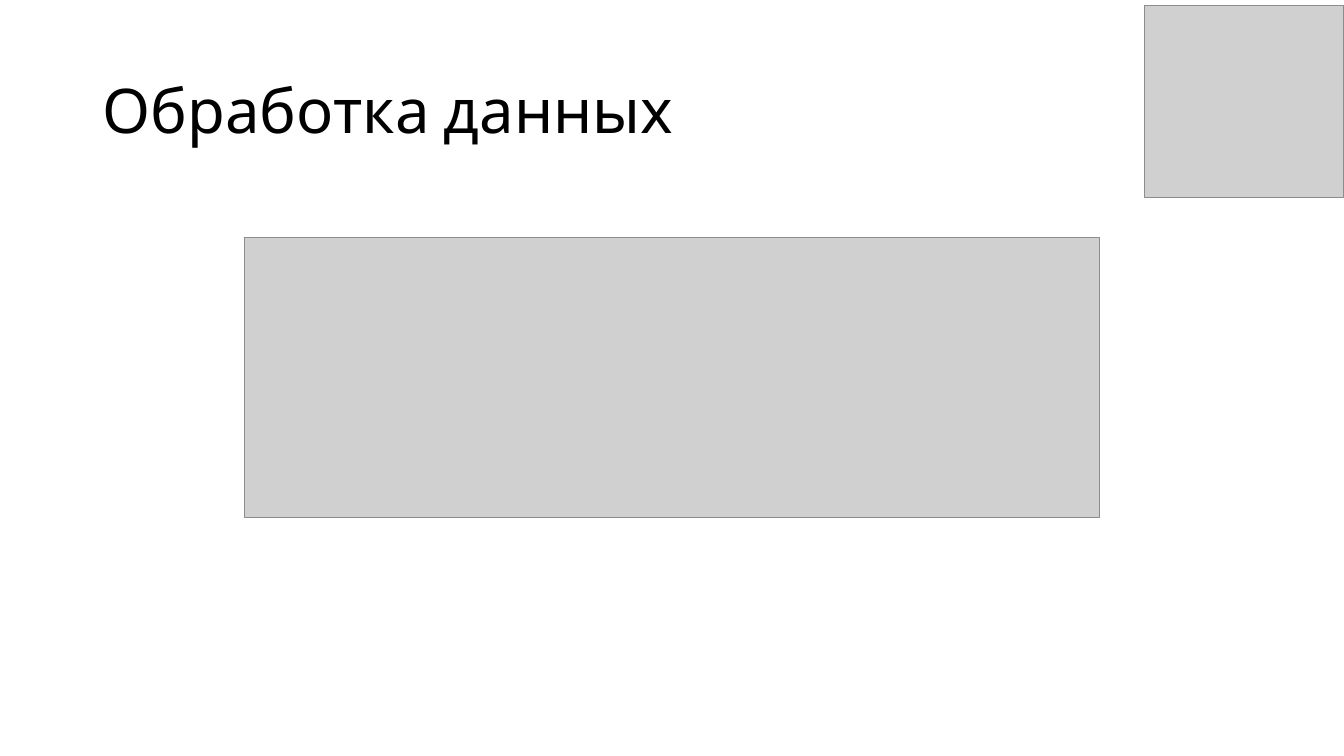
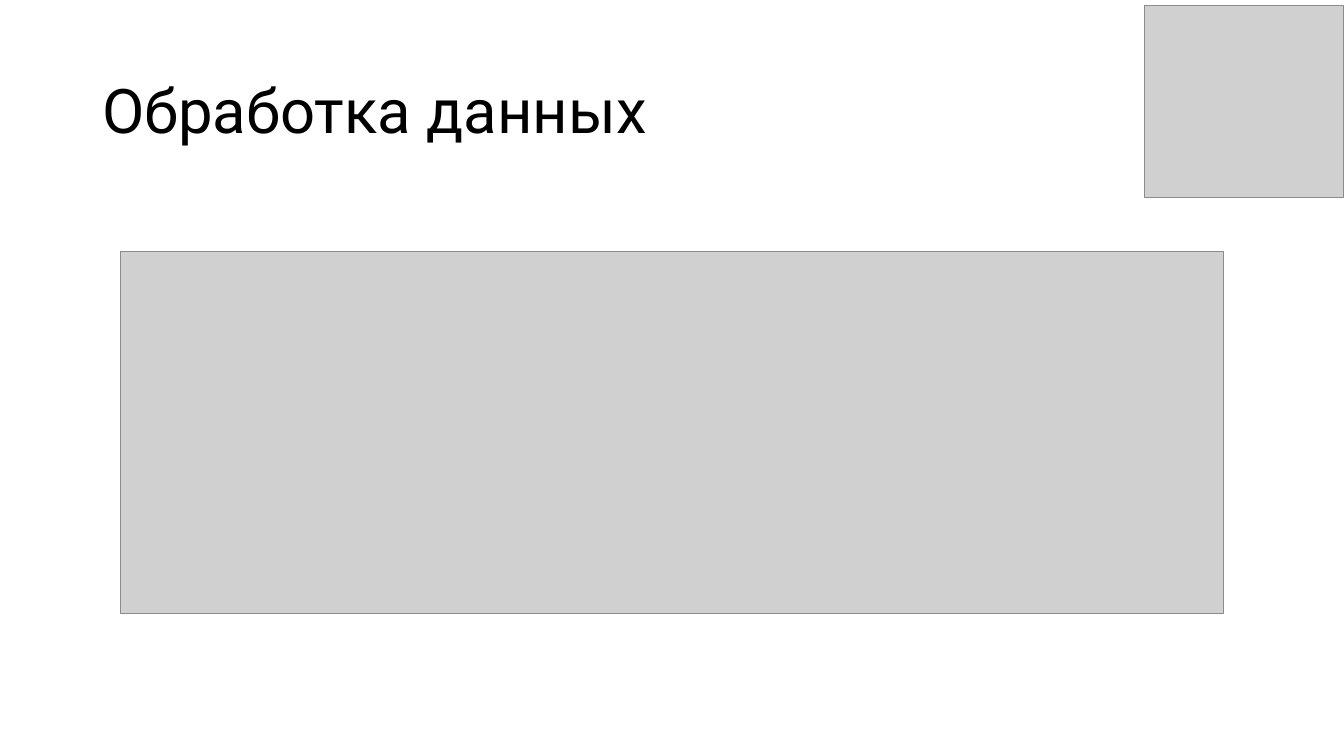
Before and after one commit to zibestr/Feedback-Analytics, a slide deck: slide 4 of presentation/protection.pptx. Drawn at 1344x756 pixels with LibreOffice and Linux fonts; fonts in the diff are those of the drawing; grey boxes stand for pictures. Boxes give left, top, right and bottom in pixels: in the first picture for what was removed or moved away, otherwise in the second. Text is boxed around its words. In the diff, an @@ line names an element or a change of style, - is before the commit and + after.

```diff
--- a/presentation/protection.pptx
+++ b/presentation/protection.pptx
@@ title "Обработка данных" at (102, 86, 647, 146): font Cabin to Roboto @@
@@ picture: place and size @@
-picture at (245, 238, 1100, 518)
+picture at (120, 252, 1224, 614)
```
Also in this commit, not shown: 7 other slides changed, 1 slide added, 2 slides removed, 4 other files.
